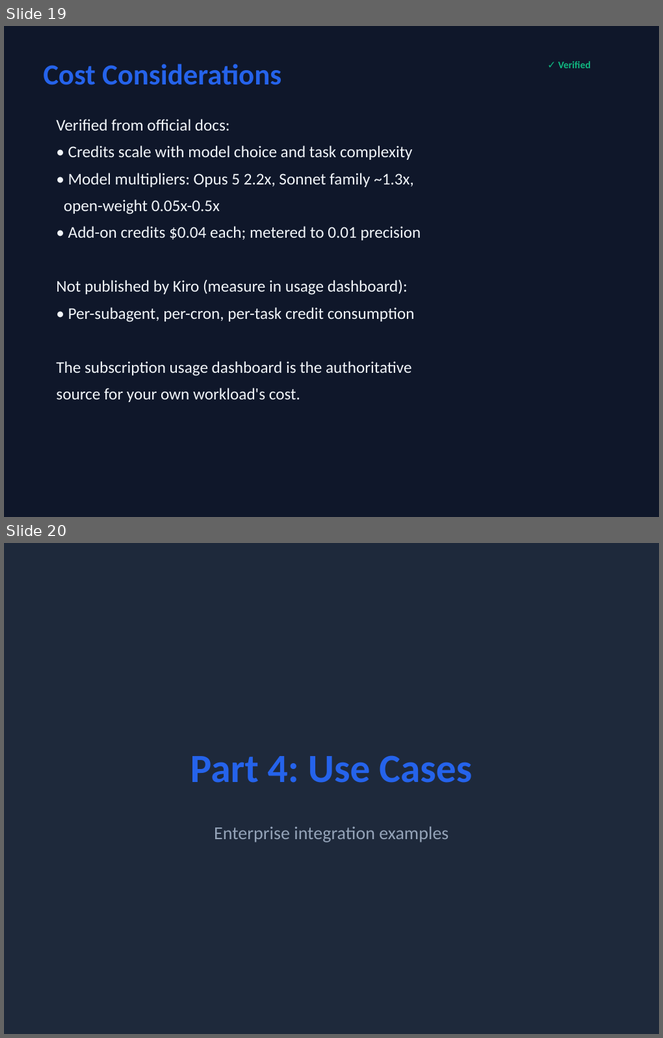
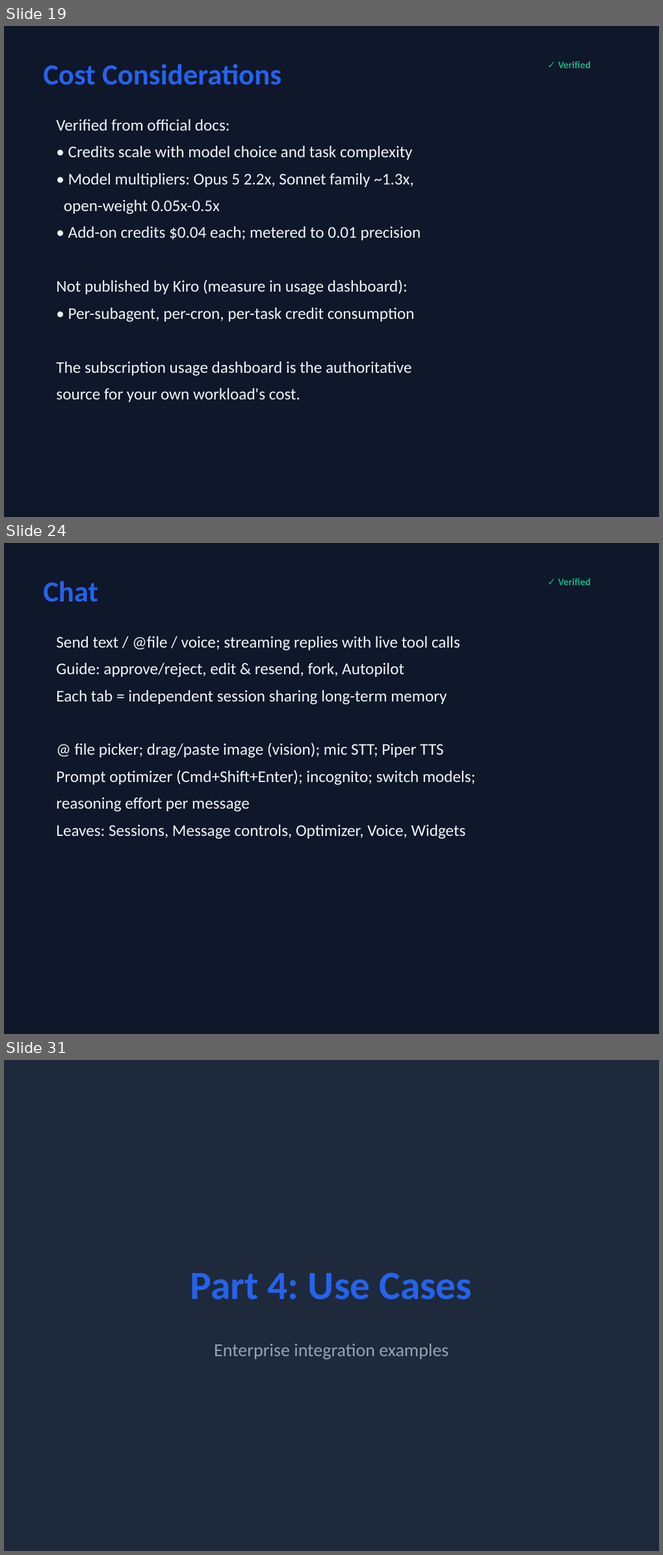
Before and after one commit to timwukp/Kiro-Crew-Training, a slide deck: kiro-crew-training.pptx. Shown one above the other, each under a label of ours: slides 19 and 20 before the commit, slides 19, 24 and 31 after it; the slides between them are not shown. The pictures are 663x1038 and 663x1555 pixels, drawn with LibreOffice and Linux fonts; fonts in the diff are those of the drawing. Boxes give left, top, right and bottom in pixels: in the first picture for what was removed or moved away, otherwise in the second. Text is boxed around its words. In the diff, an @@ line names an element or a change of style, - is before the commit and + after.

Commit message:
Add 10 advanced/enterprise sections (Security, Running 24/7, Interfaces, Chat, Capabilities, Configuration, Multi-instance, Snapshot, Apps, Troubleshooting) for full docs/crew coverage; pptx 29->40 slides

```diff
--- a/kiro-crew-training.pptx
+++ b/kiro-crew-training.pptx
@@ slide 24 added at (x1=4, y1=543, x2=659, y2=1034), background #0F172A @@
@@ text added at (x1=43, y1=581, x2=98, y2=602), 32 pt, text #2563EB, bold @@
+Chat
@@ text added at (x1=558, y1=578, x2=591, y2=585), 11 pt, text #10B981, bold @@
+✓ Verified
@@ text added at (x1=56, y1=636, x2=475, y2=839), 18 pt, text #F1F5F9 @@
+Send text / @file / voice; streaming replies with live tool calls
+Guide: approve/reject, edit & resend, fork, Autopilot
+Each tab = independent session sharing long-term memory
+@ file picker; drag/paste image (vision); mic STT; Piper TTS
+Prompt optimizer (Cmd+Shift+Enter); incognito; switch models;
+reasoning effort per message
+Leaves: Sessions, Message controls, Optimizer, Voice, Widgets
@@ what was slide 20 is now slide 31 @@
```
Also in this commit, not shown: 10 other slides added, 2 other files.
